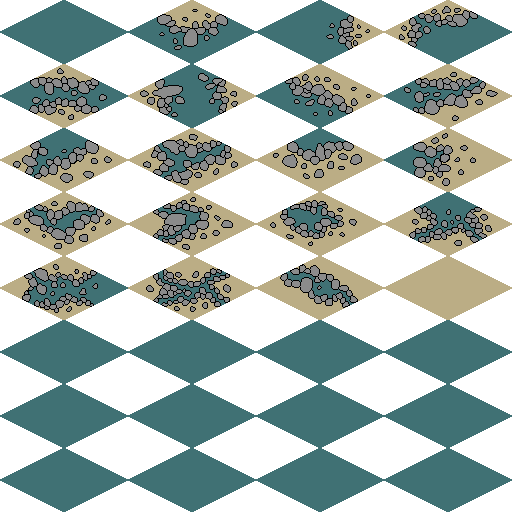
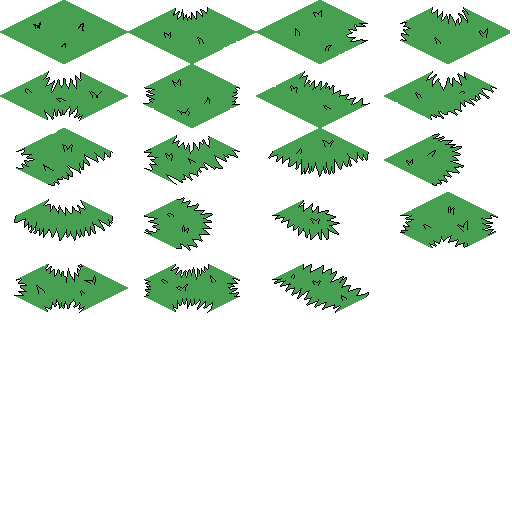
Revision of a layered 512×512 image; what changed, layer by layer:
added layer "grass" above "water" over [0, 0, 510, 313]
hid "water" over [0, 0, 512, 512]
